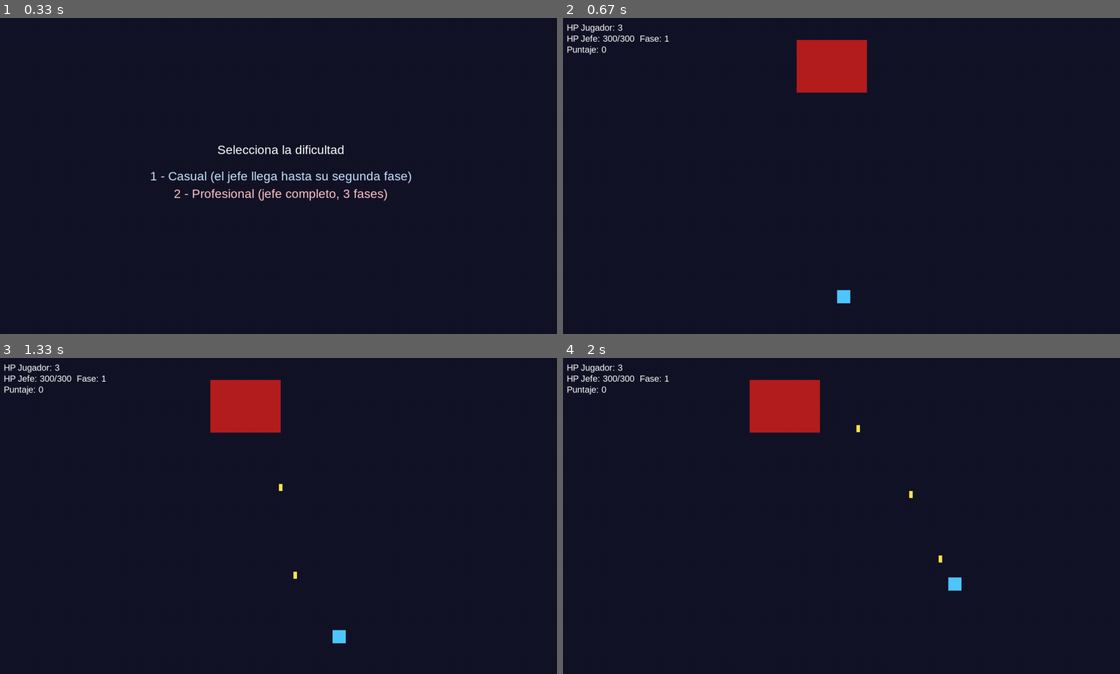
Above: before the commit, frames 1-4 (two rows, left to right).
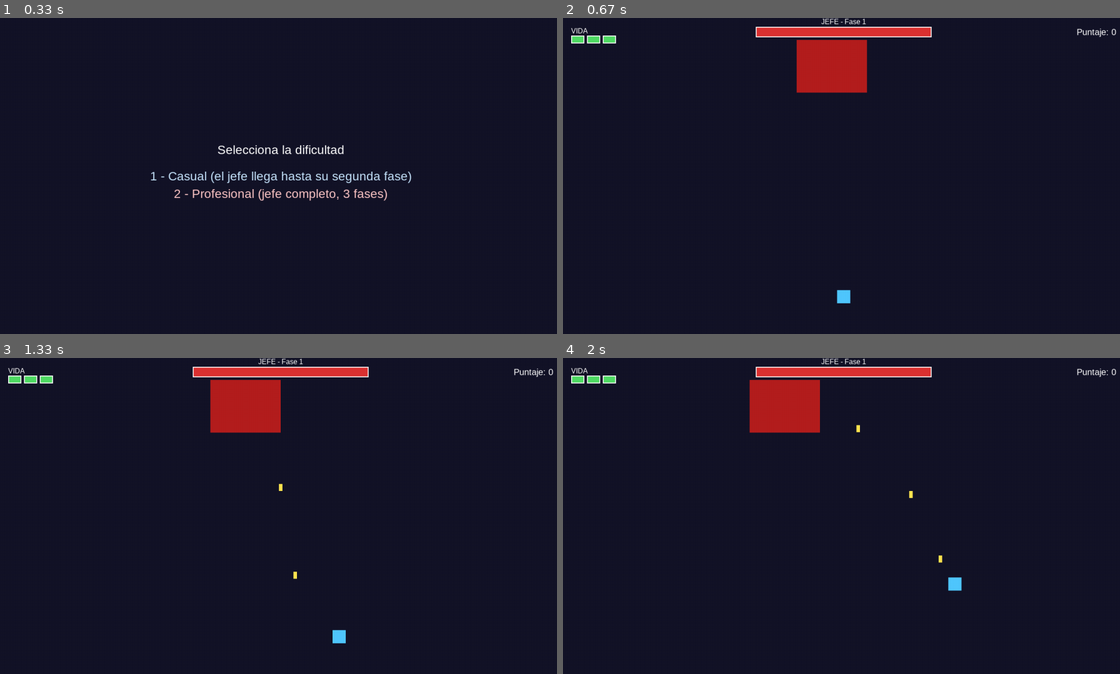
Above: after the commit, the same moments.

Repository: ArthurBrunestud/CupPirata
Game: pygame game, started from src/main.py
Same seed, same stepped clock (60 frames per second), same inputs: the game is played once before the commit and once after it.
Inputs:
- Up to frame 1 (0.33 s): no input
- Up to frame 2 (0.67 s): tap 1 at 0.33 s
- Up to frame 3 (1.33 s): tap Space at 0.67, 1.07 s; hold Right from 1 s (still down)
- Up to frame 4 (2 s): tap Space at 1.37, 1.57, 1.9 s; release Right at 1.47 s; hold Up 1.5-1.8 s; hold Right from 1.83 s (still down)

Frame 1 is identical in both runs. In frame 2, 1.7% of the frame differs, in the area x 0-100%, y 0-12%; in frame 3, 1.7%; in frame 4, 1.7%.

Commit message:
feat(renderer): agrega barras de vida visuales para jugador y jefe en el HUD

Diff:
--- a/src/infrastructure/renderer.py
+++ b/src/infrastructure/renderer.py
@@ -10,7 +10,7 @@
     - Proyectiles del jugador: amarillo
     - Proyectiles del jefe: magenta
     - Rayo en alerta: rojo / Rayo activo: blanco
-    - HUD: blanco sobre fondo oscuro
+    - HUD: barras de vida + texto sobre fondo oscuro
 """
 import pygame
 
@@ -24,12 +24,19 @@
 COLOR_RAYO_ACTIVO = (255, 255, 255)
 COLOR_HUD_TEXTO = (255, 255, 255)
 
+COLOR_VIDA_LLENA = (80, 220, 100)
+COLOR_VIDA_VACIA = (60, 60, 70)
+COLOR_HP_JEFE_LLENO = (220, 50, 50)
+COLOR_HP_JEFE_VACIO = (60, 60, 70)
+COLOR_BARRA_BORDE = (255, 255, 255)
+
 
 class Renderer:
     def __init__(self, screen_width: int, screen_height: int):
         self.screen_width = screen_width
         self.screen_height = screen_height
         self.font = pygame.font.SysFont("Arial", 20)
+        self.font_pequena = pygame.font.SysFont("Arial", 16)
 
     def draw(self, surface, game_loop) -> None:
         surface.fill(COLOR_FONDO)
@@ -61,18 +68,73 @@
         )
         pygame.draw.rect(surface, color, rect)
 
+    # -------------------- HUD --------------------
+
     def _draw_hud(self, surface, game_loop) -> None:
-        textos = [
-            f"HP Jugador: {game_loop.player.hp}",
-            f"HP Jefe: {game_loop.boss.hp}/{game_loop.boss.max_hp}  Fase: {game_loop.boss.phase}",
-            f"Puntaje: {game_loop.game_state.score}",
-        ]
-        for i, texto in enumerate(textos):
-            render = self.font.render(texto, True, COLOR_HUD_TEXTO)
-            surface.blit(render, (10, 10 + i * 25))
+        self._draw_vida_jugador(surface, game_loop)
+        self._draw_barra_jefe(surface, game_loop)
+        self._draw_puntaje(surface, game_loop)
 
         if game_loop.game_state.is_game_over():
-            mensaje = "VICTORIA" if game_loop.game_state.status.value == "won" else "DERROTA"
-            render = self.font.render(mensaje, True, COLOR_HUD_TEXTO)
-            rect = render.get_rect(center=(self.screen_width // 2, self.screen_height // 2))
-            surface.blit(render, rect)
+            self._draw_mensaje_fin(surface, game_loop)
+
+    def _draw_vida_jugador(self, surface, game_loop) -> None:
+        """Dibuja la vida del jugador como segmentos (uno por punto de HP).
+        Ideal para HP bajo (3-5), donde una barra continua se ve poco clara."""
+        margen_x = 20
+        margen_y = 20
+        segmento_ancho = 30
+        segmento_alto = 18
+        espacio = 6
+
+        hp_maximo_referencia = max(game_loop.player.hp, 3)  # evita romper si hp baja de 3
+
+        etiqueta = self.font_pequena.render("VIDA", True, COLOR_HUD_TEXTO)
+        surface.blit(etiqueta, (margen_x, margen_y))
+
+        y_segmentos = margen_y + 20
+        for i in range(hp_maximo_referencia):
+            x = margen_x + i * (segmento_ancho + espacio)
+            rect = pygame.Rect(x, y_segmentos, segmento_ancho, segmento_alto)
+            color = COLOR_VIDA_LLENA if i < game_loop.player.hp else COLOR_VIDA_VACIA
+            pygame.draw.rect(surface, color, rect)
+            pygame.draw.rect(surface, COLOR_BARRA_BORDE, rect, width=2)
+
+    def _draw_barra_jefe(self, surface, game_loop) -> None:
+        """Barra de HP del jefe, centrada arriba, con la fase indicada al lado."""
+        boss = game_loop.boss
+        ancho_barra = 400
+        alto_barra = 24
+        x = self.screen_width // 2 - ancho_barra // 2
+        y = 20
+
+        porcentaje = max(0.0, boss.hp / boss.max_hp) if boss.max_hp > 0 else 0.0
+        ancho_lleno = int(ancho_barra * porcentaje)
+
+        fondo_rect = pygame.Rect(x, y, ancho_barra, alto_barra)
+        pygame.draw.rect(surface, COLOR_HP_JEFE_VACIO, fondo_rect)
+
+        if ancho_lleno > 0:
+            lleno_rect = pygame.Rect(x, y, ancho_lleno, alto_barra)
+            pygame.draw.rect(surface, COLOR_HP_JEFE_LLENO, lleno_rect)
+
+        pygame.draw.rect(surface, COLOR_BARRA_BORDE, fondo_rect, width=2)
+
+        etiqueta = self.font_pequena.render(
+            f"JEFE - Fase {boss.phase}", True, COLOR_HUD_TEXTO
+        )
+        etiqueta_rect = etiqueta.get_rect(center=(self.screen_width // 2, y - 12))
+        surface.blit(etiqueta, etiqueta_rect)
+
+    def _draw_puntaje(self, surface, game_loop) -> None:
+        texto = self.font.render(
+            f"Puntaje: {game_loop.game_state.score}", True, COLOR_HUD_TEXTO
+        )
+        rect = texto.get_rect(topright=(self.screen_width - 20, 20))
+        surface.blit(texto, rect)
+
+    def _draw_mensaje_fin(self, surface, game_loop) -> None:
+        mensaje = "VICTORIA" if game_loop.game_state.status.value == "won" else "DERROTA"
+        render = self.font.render(mensaje, True, COLOR_HUD_TEXTO)
+        rect = render.get_rect(center=(self.screen_width // 2, self.screen_height // 2))
+        surface.blit(render, rect)
